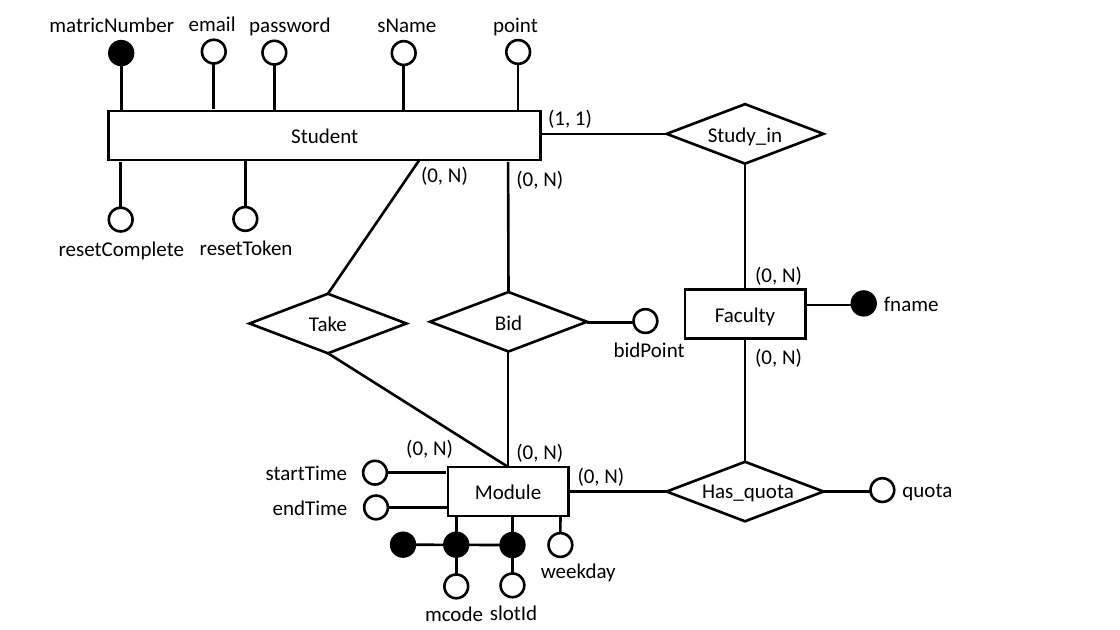
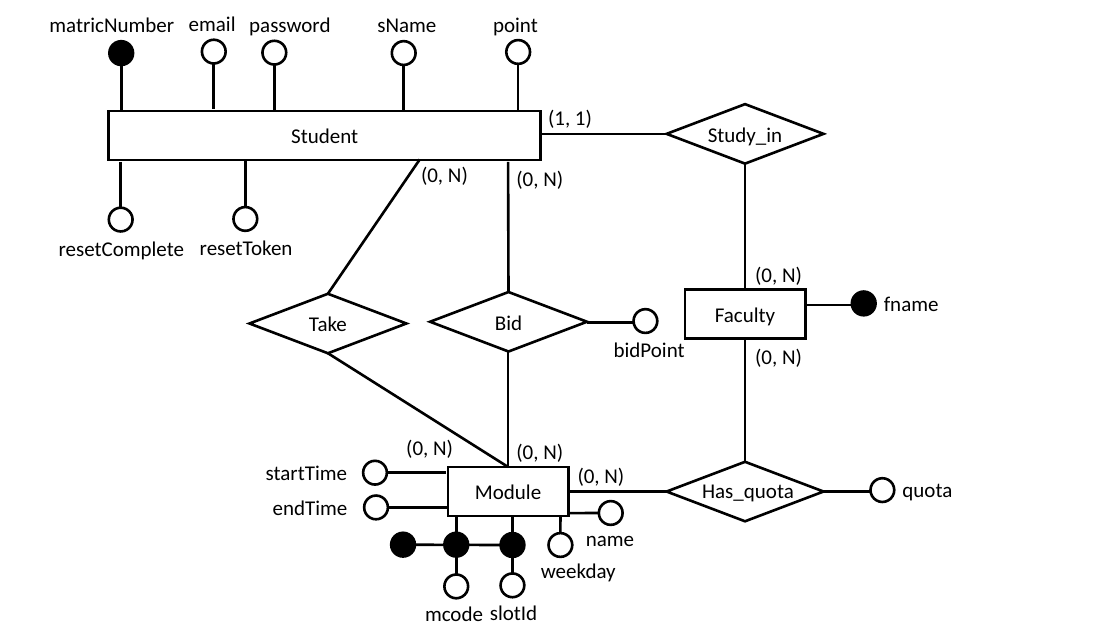
Before and after one commit to SeanNguyen/biddingSystem, a slide deck: slide 1 of ER Diagram.pptx. Drawn at 1120x630 pixels with LibreOffice and Linux fonts; fonts in the diff are those of the drawing. Boxes give left, top, right and bottom in pixels: in the first picture for what was removed or moved away, otherwise in the second. Text is boxed around its words. In the diff, an @@ line names an element or a change of style, - is before the commit and + after.

```diff
--- a/ER Diagram.pptx
+++ b/ER Diagram.pptx
@@ ellipse added at <box>599,502,623,525</box>, outline #000000 2.25 pt @@
@@ line added from (569, 513) to (599, 513), #000000 2.25 pt @@
@@ text added at <box>586,536,634,546</box>, 18 pt, text #000000 @@
+name
```
Also in this commit, not shown: 4 other files.
